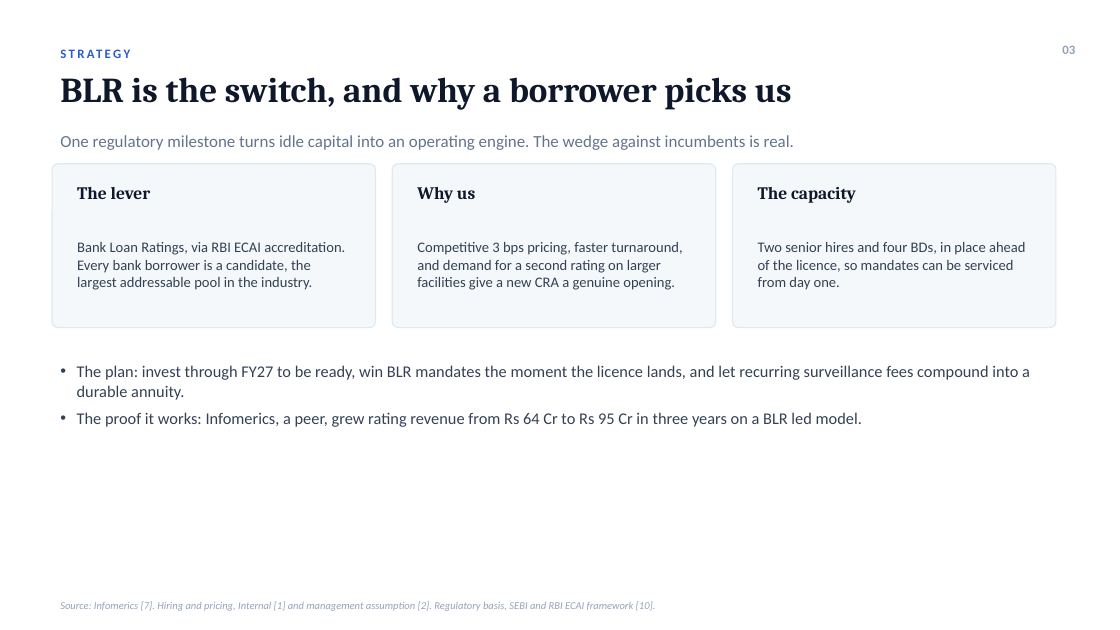
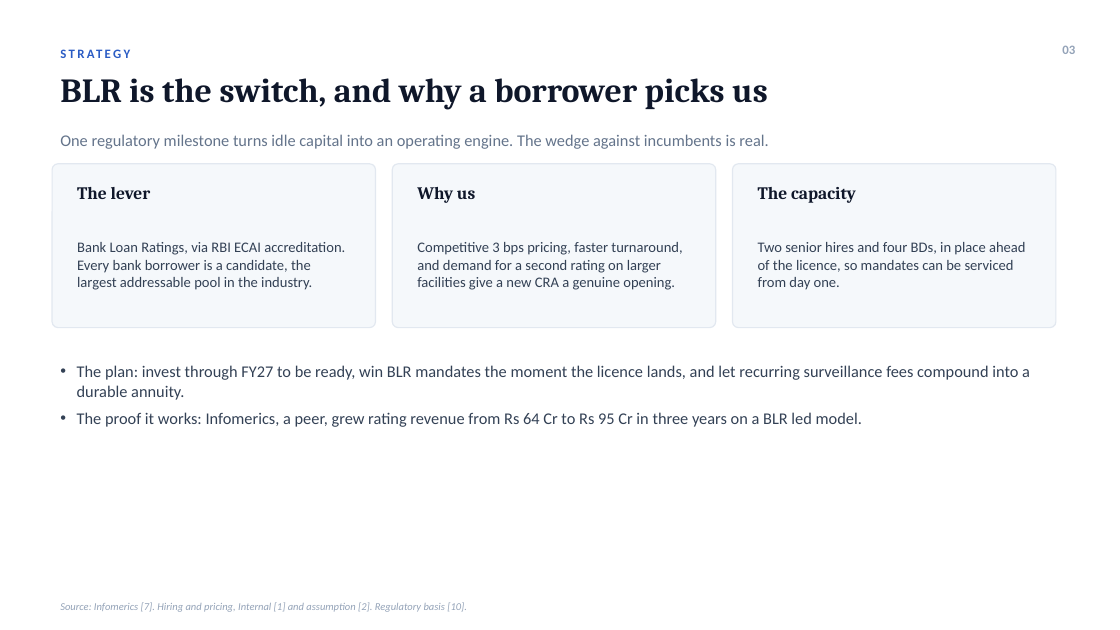
Before and after one commit to acer-developer/AOP, a slide deck: slide 3 of board/AOP_board_presentation.pptx. Drawn at 1120x630 pixels with LibreOffice and Linux fonts; fonts in the diff are those of the drawing. Boxes give left, top, right and bottom in pixels: in the first picture for what was removed or moved away, otherwise in the second. Text is boxed around its words. In the diff, an @@ line names an element or a change of style, - is before the commit and + after.

```diff
--- a/board/AOP_board_presentation.pptx
+++ b/board/AOP_board_presentation.pptx
@@ text "BLR is the switch, and ..." at box(60, 78, 768, 110): size 30 to 29 pt @@
@@ text "One regulatory milestone turns idle ..." at box(60, 134, 768, 149): size 14.5 to 14 pt @@
@@ text at box(60, 602, 467, 612): text changed @@
-Source: Infomerics [7]. Hiring and pricing, Internal [1] and management assumption [2]. Regulatory basis, SEBI and RBI ECAI framework [10].
+Source: Infomerics [7]. Hiring and pricing, Internal [1] and assumption [2]. Regulatory basis [10].
```
Also in this commit, not shown: 9 other slides changed, 1 slide added, 1 other file.
